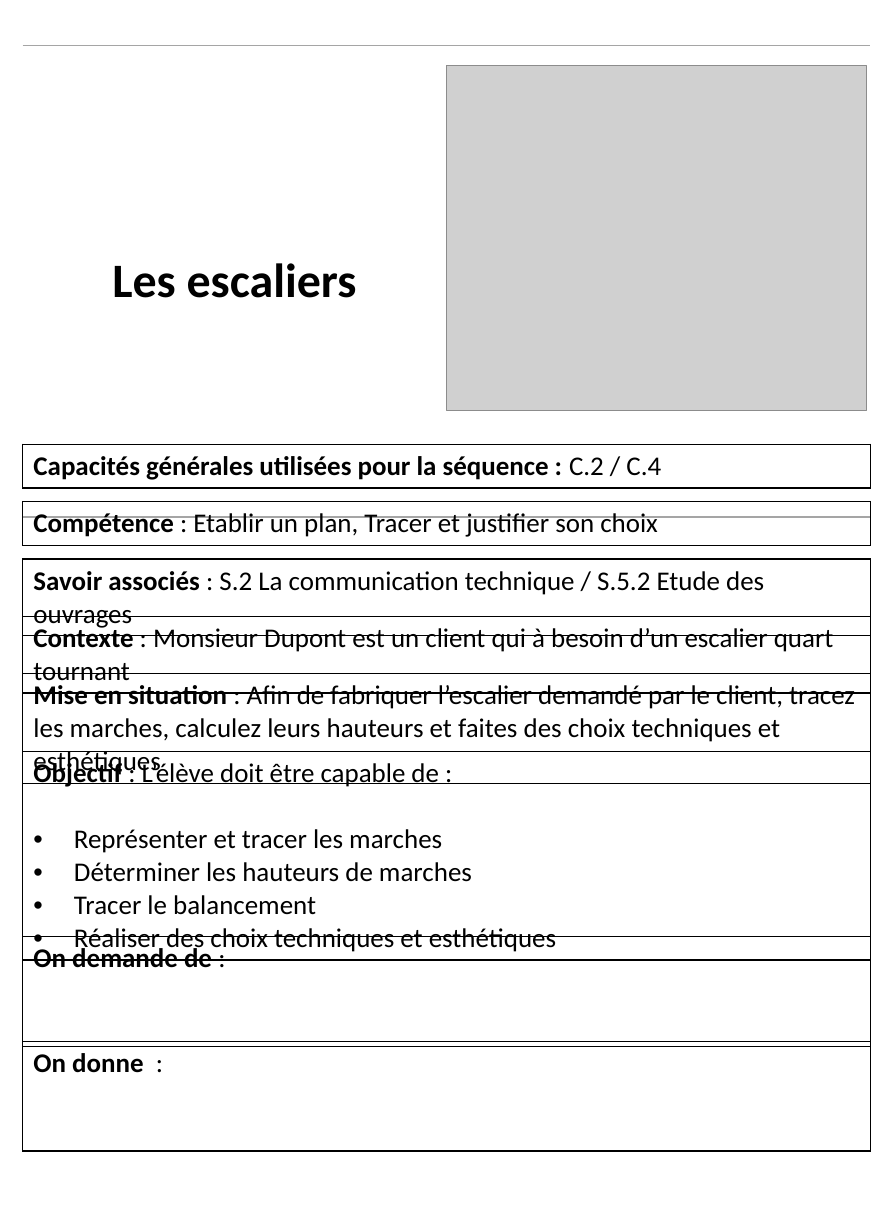
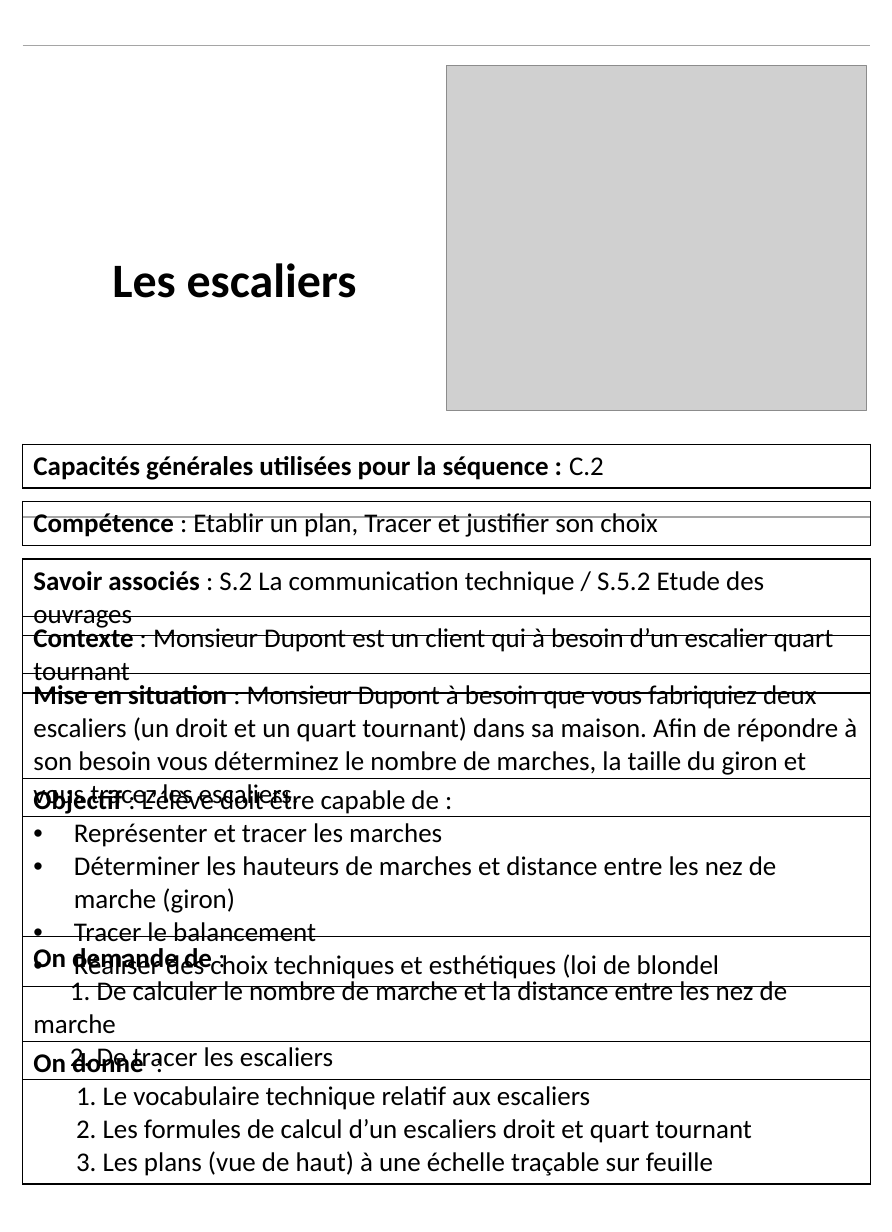
Before and after one commit to kduchevreuil/Cours-Menuiserie, a slide deck: slide 2 of Les escaliers.pptx. Drawn at 892x1232 pixels with LibreOffice and Linux fonts; fonts in the diff are those of the drawing; grey boxes stand for pictures. Boxes give left, top, right and bottom in pixels: in the first picture for what was removed or moved away, otherwise in the second. Text is boxed around its words. In the diff, an @@ line names an element or a change of style, - is before the commit and + after.

```diff
--- a/Les escaliers.pptx
+++ b/Les escaliers.pptx
@@ table at box(23, 444, 870, 489) @@
-row 1, column 1: Capacités générales utilisées pour la séquence : C.2 / C.4
+row 1, column 1: Capacités générales utilisées pour la séquence : C.2
@@ table at box(23, 673, 870, 814) @@
-row 1, column 1: Mise en situation : Afin de fabriquer l’escalier demandé par le client, tracez les marches, calculez leurs hauteurs et faites des choix techniques et esthétiques
+row 1, column 1: Mise en situation : Monsieur Dupont à besoin que vous fabriquiez deux escaliers (un droit et un quart tournant) dans sa maison. Afin de répondre à son besoin vous déterminez le nombre de marches, la taille du giron et vous tracez les escaliers.
@@ table at box(23, 778, 870, 1176) @@
-row 1, column 1: Objectif : L’élève doit être capable de : / Représenter et tracer les marches / Déterminer les hauteurs de marches / Tracer le balancement / Réaliser des choix techniques et esthétiques
+row 1, column 1: Objectif : L’élève doit être capable de : / Représenter et tracer les marches / Déterminer les hauteurs de marches et distance entre les nez de marche (giron) / Tracer le balancement / Réaliser des choix techniques et esthétiques (loi de blondel
@@ table: place and size @@
-table at box(23, 752, 870, 958)
+table at box(23, 778, 870, 1176)
@@ table at box(23, 936, 870, 1077) @@
-row 1, column 1: On demande de :
+row 1, column 1: On demande de : / 1. De calculer le nombre de marche et la distance entre les nez de marche / 2. De tracer les escaliers
@@ table at box(23, 1041, 870, 1180) @@
-row 1, column 1: On donne :
+row 1, column 1: On donne : / 1. Le vocabulaire technique relatif aux escaliers / 2. Les formules de calcul d’un escaliers droit et quart tournant / 3. Les plans (vue de haut) à une échelle traçable sur feuille
```
Also in this commit, not shown: 10 other slides changed, 3 slides added, 1 other file.
